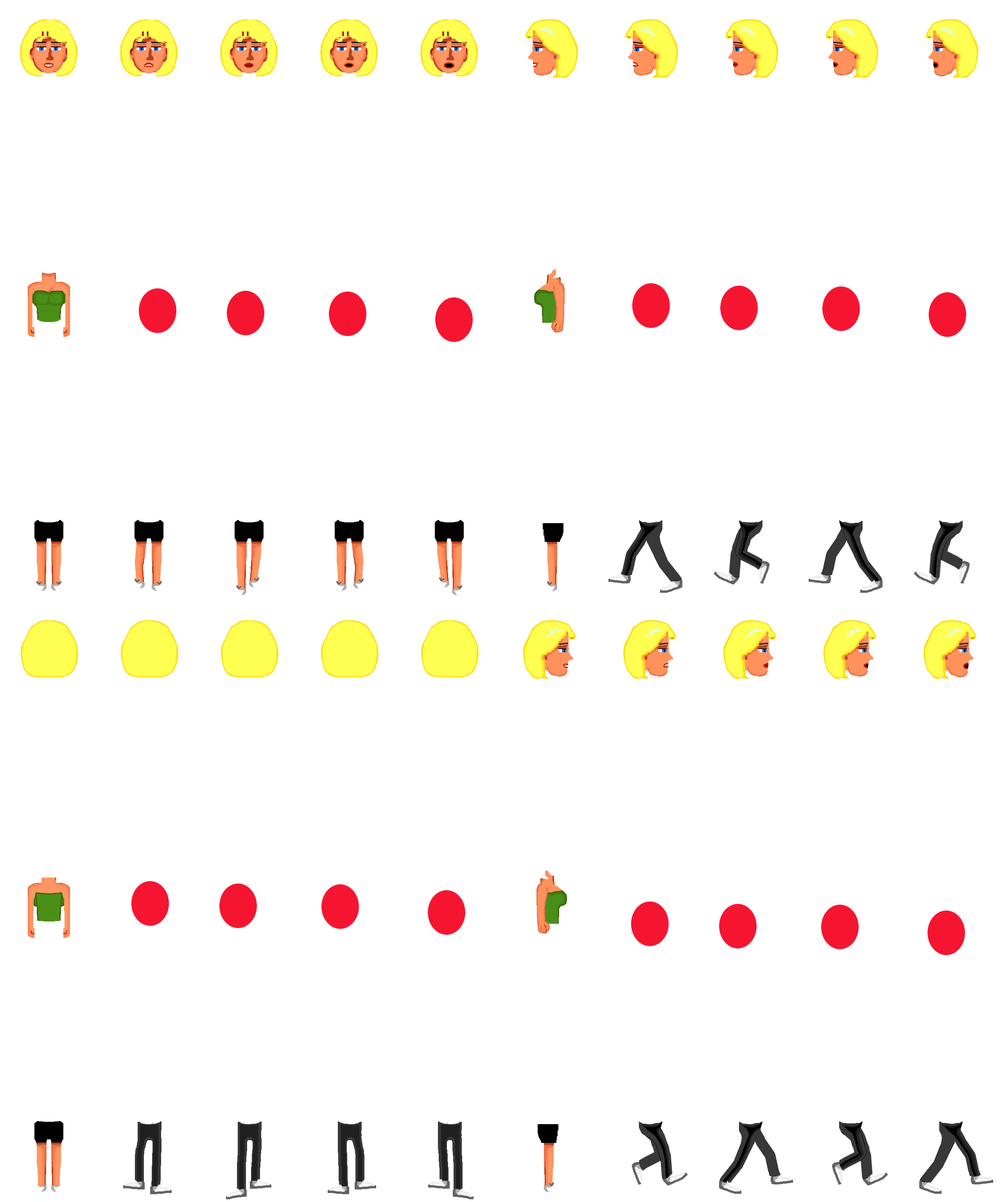
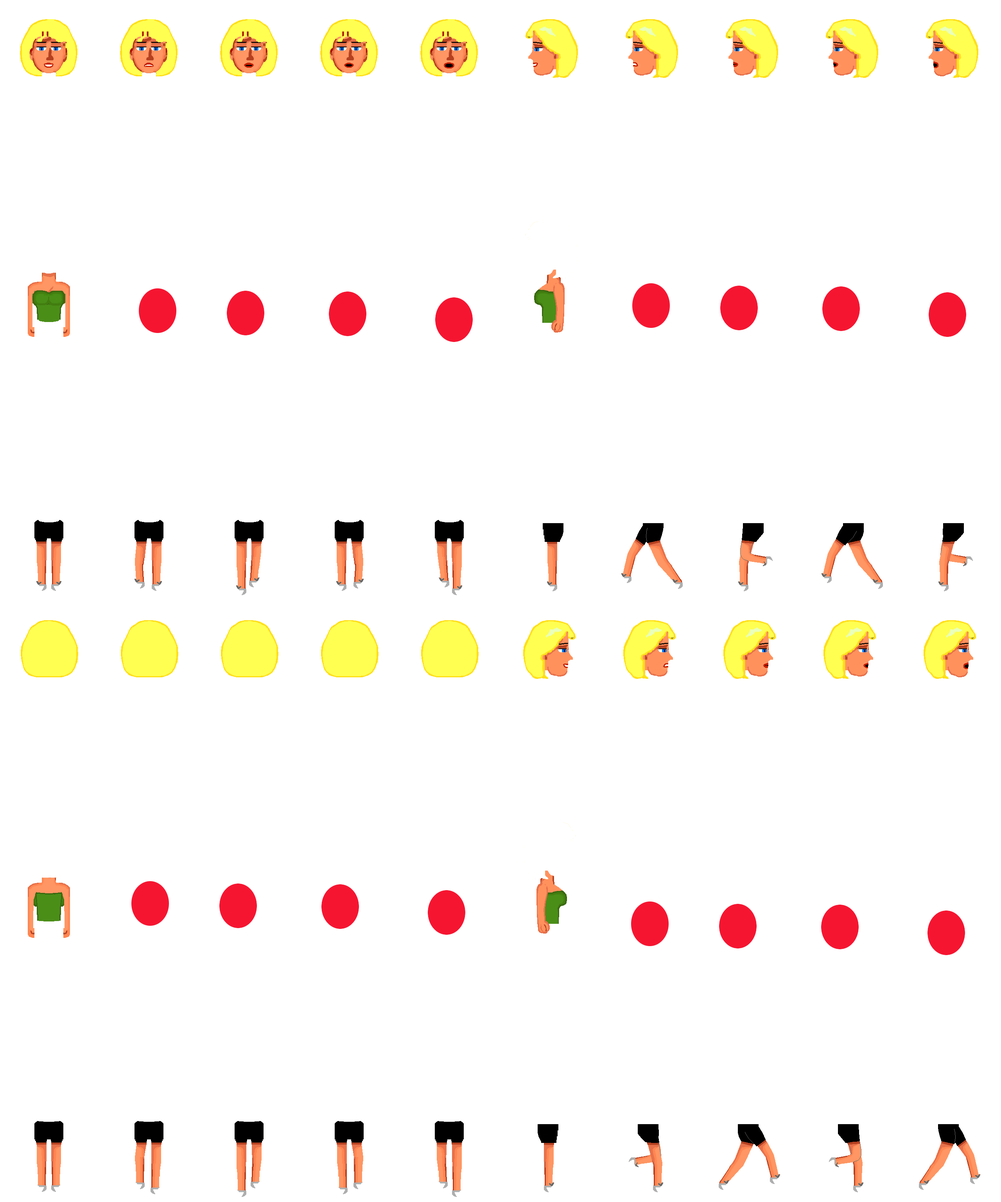
Revision of a layered (1001, 1202) image; what changed, layer by layer:
painted on "Background" over [123, 520, 994, 1199]
